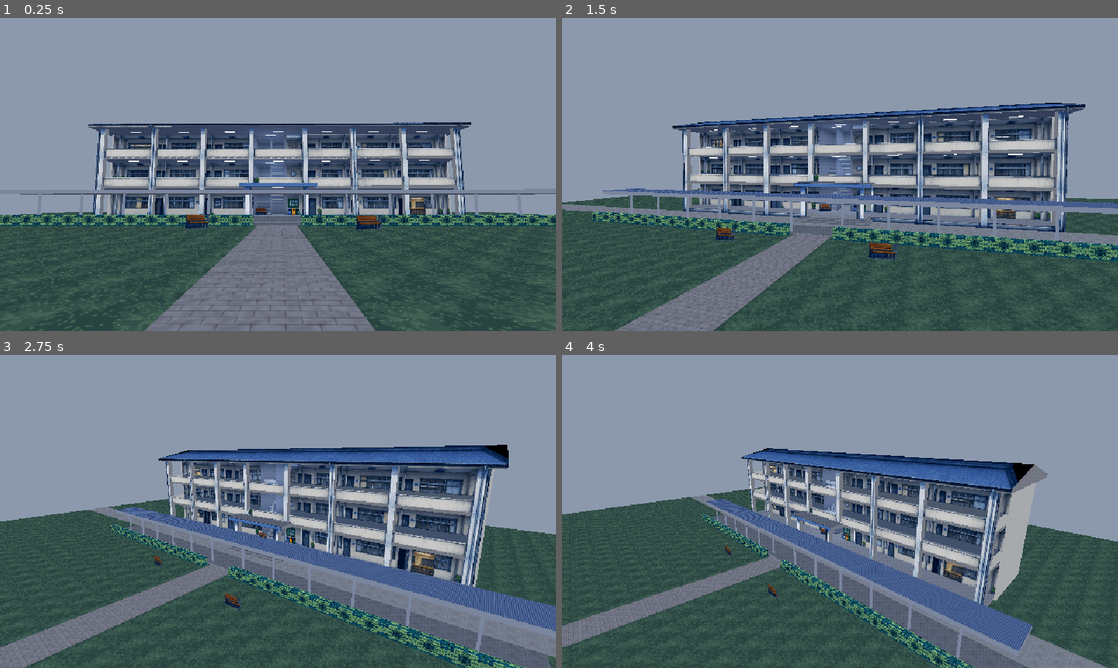
Above: before the commit, frames 1-4 (two rows, left to right).
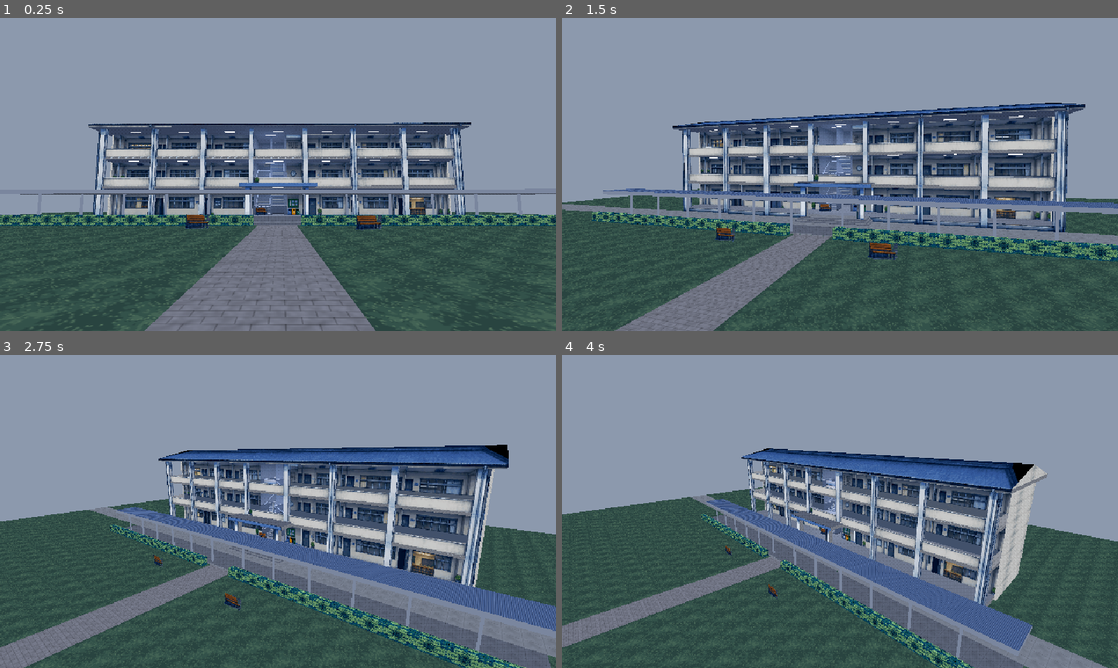
Above: after the commit, the same moments.

Repository: nerfmez/Story-game
Game: Godot game, scene res://tests/school_tour.tscn
The game is run twice, just before and just after one commit, with the same random seed, the same clock (stepped at 60 frames per second) and the same inputs. This scene is started directly instead of the project's main scene.
Inputs (mouse positions are in pixels of both pictures, inside the frame that each line leads up to):
- Up to frame 1 (0.25 s): no input
- Up to frame 2 (1.5 s): tap Enter (ui_accept) at 0.5, 0.77 s; move the mouse to (962, 158) at 0.52 s; hold Right (ui_right) 0.53-1.28 s; click (962, 158) at 0.67 s; move the mouse to (728, 190) at 1.27 s; hold Left (ui_left) from 1.28 s (still down)
- Up to frame 3 (2.75 s): tap Enter (ui_accept) at 1.52 s; move the mouse to (333, 442) at 2.02 s; release Left (ui_left) at 2.03 s; hold Right (ui_right) from 2.03 s (still down)
- Up to frame 4 (4 s): move the mouse to (812, 574) at 2.77 s; click (812, 574) at 2.92 s; tap Enter (ui_accept) at 3.02, 3.77 s; move the mouse to (1006, 558) at 3.52 s; release Right (ui_right) at 3.53 s; hold Left (ui_left) from 3.53 s (still down)

The runs differ from the first frame. In frame 1, 0.6% of the frame differs, in the area x 17-83%, y 35-63%; in frame 2, 0.7%; in frame 3, 0.7%; in frame 4, 1.5%, in the area x 33-88%, y 33-80%.

Commit message:
School model: stair handrails and painted detail on the plain parts
Steel handrails on both sides of every flight (on the centre wall and
the core walls, with brackets) running on along the landings, and a
rail on the 3rd-floor well edge. Lit nosing strips on every step. The
plain new surfaces get paint cut from the author's pictures: the stair
core walls a storey-high wall with a painted dado and rail line and
stains, pillar sides the pillars' lit face, block ends, gables and
parapet insides the parapet's stained plaster, and a breeze-block vent
screen above each landing.

Co-Authored-By: Claude Opus 5.5 <noreply@anthropic.com>
Claude-Session: https://claude.ai/code/session_01CetL5zkYvFPaRRM6Eyxn95

Diff:
--- a/scripts/school_model_3d.gd
+++ b/scripts/school_model_3d.gd
@@ -73,6 +73,14 @@
 	"floor": ["tread", Vector2(50, 50), Vector2.ZERO, 0.9, 0.35, Color.WHITE, false],
 	"ceiling": ["ceiling", Vector2(46, 46), Vector2.ZERO, 0.85, 0.35, Color.WHITE, false],
 	"hall_wall": ["hall_wall", Vector2(50, 50), Vector2(0.0, CEILS[2]), 0.85, 0.35, Color.WHITE, false],
+	# ผนังช่องบันได: ชั้นละหนึ่งรอบลาย (ผนังบน บัวผนังทาสีล่าง 1.1 ม.) เริ่มที่พื้นชั้นล่าง
+	"core_wall": ["core_wall", Vector2(50, 50), Vector2(0.0, FLOORS[0] + 3.3), 0.9, 0.35, Color.WHITE, false],
+	"grime": ["grime", Vector2(50, 50), Vector2.ZERO, 0.95, 0.0, Color.WHITE, false],
+	"grime_in": ["grime", Vector2(50, 50), Vector2.ZERO, 0.8, 0.2, Color(0.88, 0.9, 0.96), false],
+	"pillar_side": ["pillar_side", Vector2(50, 50), Vector2.ZERO, 0.85, 0.0, Color(0.9, 0.92, 0.97), false],
+	"vent": ["vent", Vector2(50, 50), Vector2.ZERO, 1.0, 0.2, Color.WHITE, false],
+	"rail": ["steel", Vector2(40, 40), Vector2.ZERO, 1.25, 0.2, Color(0.92, 0.95, 1.0), false],
+	"nosing": ["tread", Vector2(50, 50), Vector2.ZERO, 1.25, 0.2, Color.WHITE, false],
 	"riser": ["riser", Vector2(100, 100), Vector2.ZERO, 0.85, 0.35, Color.WHITE, false],
 	"tread": ["tread", Vector2(50, 50), Vector2.ZERO, 0.95, 0.35, Color.WHITE, false],
 	"low_wall": ["parapet", Vector2(50, 50), Vector2.ZERO, 0.9, 0.35, Color.WHITE, false],
@@ -133,9 +141,9 @@
 		_box({"all": "plaster_shade", "top": "floor", "bottom": "ceiling"}, LEFT, RIGHT, under, FLOORS[k],
 				Z_FRONT, Z_WALL)
 		# ระเบียง: หน้า = ภาพ, ด้านใน ด้านบน = ปูน
-		_box({"all": "plaster", "front": "facade_mid"}, LEFT, RIGHT, under, PARAPET_TOPS[k], Z_FRONT, 0.0)
+		_box({"all": "grime_in", "front": "facade_mid"}, LEFT, RIGHT, under, PARAPET_TOPS[k], Z_FRONT, 0.0)
 		for x in [LEFT, RIGHT]:
-			_box({"all": "plaster"}, x - 0.15 if x > 0 else x, x if x > 0 else x + 0.15, FLOORS[k], PARAPET_TOPS[k],
+			_box({"all": "grime_in"}, x - 0.15 if x > 0 else x, x if x > 0 else x + 0.15, FLOORS[k], PARAPET_TOPS[k],
 					0.0, Z_WALL)
 	# เพดานชั้น 3 ชายคา
 	_box({"all": "plaster_shade", "front": "facade_front", "bottom": "ceiling"}, LEFT - 0.8, RIGHT + 0.8,
@@ -144,10 +152,10 @@
 	for i in PILLARS.size():
 		var p: Array = PILLARS[i]
 		var y0 := fy(CANOPY[2]) if i in HALL_PILLARS else 0.0
-		_box({"all": "plaster_shade", "front": "facade_mid"}, fx(p[0]), fx(p[1]), y0, EAVE[0], 0.3, -0.3)
+		_box({"all": "pillar_side", "front": "facade_mid"}, fx(p[0]), fx(p[1]), y0, EAVE[0], 0.3, -0.3)
 	# หัวท้ายอาคาร หลังอาคาร (หน้าต่างห้องเรียนจากภาพ) แถบพื้นระหว่างชั้น
 	for x in [LEFT, RIGHT]:
-		_box({"all": "plaster"}, x - 0.2 if x < 0 else x, x if x < 0 else x + 0.2, 0.0, EAVE[0], Z_WALL, Z_BACK)
+		_box({"all": "grime"}, x - 0.2 if x < 0 else x, x if x < 0 else x + 0.2, 0.0, EAVE[0], Z_WALL, Z_BACK)
 	for k in 3:
 		_face_z("back_bay" if k == 0 else "back_bay%d" % (k + 1), LEFT, RIGHT, FLOORS[k], CEILS[k], Z_BACK, false)
 		if k > 0:
@@ -167,7 +175,7 @@
 				Vector3(RIGHT + 0.8, b.y, b.z), Vector3(LEFT - 0.8, b.y, b.z))
 	for x in [LEFT - 0.8, RIGHT + 0.8]:
 		var n := Vector3.LEFT if x < 0 else Vector3.RIGHT
-		_tri("plaster_shade", n, Vector3(x, EAVE[1], EAVE[2]), Vector3(x, RIDGE[0], RIDGE[1]), Vector3(x, EAVE[1], BACK_EAVE))
+		_tri("grime", n, Vector3(x, EAVE[1], EAVE[2]), Vector3(x, RIDGE[0], RIDGE[1]), Vector3(x, EAVE[1], BACK_EAVE))
 	# ไฟเพดานทางเดิน
 	for k in 3:
 		for i in PILLARS.size() - 1:
@@ -180,14 +188,16 @@
 func _core() -> void:
 	var y0: float = 0.0
 	var top: float = CEILS[2]
-	_box({"all": "hall_wall"}, CORE[0] - 0.2, CORE[0], y0, top, CORE[2], CORE[3])
-	_box({"all": "hall_wall"}, CORE[1], CORE[1] + 0.2, y0, top, CORE[2], CORE[3])
-	_box({"all": "hall_wall"}, CORE[0], CORE[1], y0, top, CORE[3], CORE[3] - 0.2)
-	_box({"all": "hall_wall"}, DIVIDER[0], DIVIDER[1], FLOORS[0], top, STAIR_FRONT, STAIR_FRONT - TREAD * 9)
+	_box({"all": "core_wall"}, CORE[0] - 0.2, CORE[0], y0, top, CORE[2], CORE[3])
+	_box({"all": "core_wall"}, CORE[1], CORE[1] + 0.2, y0, top, CORE[2], CORE[3])
+	_box({"all": "core_wall"}, CORE[0], CORE[1], y0, top, CORE[3], CORE[3] - 0.2)
+	_box({"all": "core_wall"}, DIVIDER[0], DIVIDER[1], FLOORS[0], top, STAIR_FRONT, STAIR_FRONT - TREAD * 9)
+	# ราวกันตกขอบช่องบันไดชั้น 3: ราวจับบนผนังเตี้ย
 	_box({"all": "floor"}, CORE[0], CORE[1], 0.0, FLOORS[0], CORE[2], CORE[3])
 	_box({"all": "ceiling"}, CORE[0], CORE[1], top, top + 0.1, CORE[2], CORE[3])
 	# ชั้น 3 ไม่มีบันไดขึ้นต่อ: ผนังเตี้ยกั้นขอบช่องบันได
 	_box({"all": "low_wall"}, CORE[0], DIVIDER[0], FLOORS[2], FLOORS[2] + 1.0, STAIR_FRONT + 0.1, STAIR_FRONT)
+	_beam("rail", Vector3(CORE[0], FLOORS[2] + 1.03, STAIR_FRONT + 0.05), Vector3(DIVIDER[0], FLOORS[2] + 1.03, STAIR_FRONT + 0.05), 0.06)
 	for k in 3:
 		_lamp(Vector3(-1.0, CEILS[k] - 0.04, -2.75), true)
 
@@ -204,6 +214,7 @@
 		var z0 := STAIR_FRONT - TREAD * i
 		var bottom := y0 if k == 0 else top - rise - 0.3
 		_box({"all": "riser", "top": "tread"}, FLIGHT_A[0], FLIGHT_A[1], bottom, top, z0, z0 - TREAD)
+		_box({"all": "nosing"}, FLIGHT_A[0], FLIGHT_A[1], top - 0.02, top + 0.004, z0, z0 - 0.04)
 	_box({"all": "riser", "top": "tread", "bottom": "ceiling"}, CORE[0], CORE[1], landing - 0.3, landing,
 			landing_z, CORE[3])
 	for j in 9:
@@ -211,10 +222,28 @@
 		var z0 := landing_z + TREAD * j
 		_box({"all": "riser", "top": "tread", "bottom": "ceiling"}, FLIGHT_B[0], FLIGHT_B[1], top - rise - 0.3, top,
 				z0, z0 + TREAD)
+		_box({"all": "nosing"}, FLIGHT_B[0], FLIGHT_B[1], top - 0.02, top + 0.004, z0 + TREAD, z0 + TREAD - 0.04)
 	# ชานหน้าบันไดชั้นบน (ระหว่างผนังห้องเรียนกับขั้นแรก)
 	_box({"all": "plaster_shade", "top": "floor", "bottom": "ceiling"}, CORE[0], CORE[1], y1 - 0.32, y1,
 			CORE[2], STAIR_FRONT)
 	_lamp(Vector3(-0.2, landing + 2.5, landing_z - 0.8), true)
+	# ราวจับ: ทั้งสองข้างของทั้งสองช่วง (ติดผนังกั้นกลางกับผนังช่องบันได) ต่อเลียบชานพัก
+	var h := 0.9
+	var a0 := Vector3(0, y0 + rise * 0.5 + h, STAIR_FRONT + 0.15)
+	var a1 := Vector3(0, landing + h, landing_z - 0.05)
+	var b0 := Vector3(0, landing + h, landing_z + 0.05)
+	var b1 := Vector3(0, y1 - rise * 0.5 + h, STAIR_FRONT - 0.05)
+	for x: float in [CORE[0] + 0.07, DIVIDER[0] - 0.07]:
+		_handrail(Vector3(x, a0.y, a0.z), Vector3(x, a1.y, a1.z), x < DIVIDER[0] - 0.5)
+	for x: float in [DIVIDER[1] + 0.07, CORE[1] - 0.07]:
+		_handrail(Vector3(x, b0.y, b0.z), Vector3(x, b1.y, b1.z), x > DIVIDER[1] + 0.5)
+	_handrail(Vector3(CORE[0] + 0.07, landing + h, landing_z - 0.05), Vector3(CORE[0] + 0.07, landing + h, CORE[3] + 0.07), true)
+	_handrail(Vector3(CORE[0] + 0.07, landing + h, CORE[3] + 0.07), Vector3(CORE[1] - 0.07, landing + h, CORE[3] + 0.07), false)
+	_handrail(Vector3(CORE[1] - 0.07, landing + h, CORE[3] + 0.07), Vector3(CORE[1] - 0.07, landing + h, landing_z + 0.05), true)
+	# ช่องลมบล็อกบนผนังหลังเหนือชานพัก (ตามภาพทางเข้า)
+	var vy := landing + 1.4
+	MATERIALS["vent%d" % k] = ["vent", Vector2(50, 50), Vector2(-2.0, vy + 0.5), 1.0, 0.2, Color.WHITE, false]
+	_face_z("vent%d" % k, -2.0, -0.2, vy, vy + 0.5, CORE[3] + 0.01, true)
 
 
 # ---------------------------------------------------------------- ทางเข้า
@@ -334,6 +363,34 @@
 	_face_z(key, x0, x1, y0, y1, z, true)
 
 
+## ท่อกลมสี่เหลี่ยมเล็กจาก a ถึง b (หน้าตัด w)
+func _beam(mat: String, a: Vector3, b: Vector3, w: float) -> void:
+	var d := (b - a).normalized()
+	var side := d.cross(Vector3.UP)
+	if side.length() < 0.01:
+		side = Vector3.RIGHT
+	side = side.normalized() * w / 2.0
+	var up := side.cross(d).normalized() * w / 2.0
+	var c := [side + up, -side + up, -side - up, side - up]
+	for i in 4:
+		var p: Vector3 = c[i]
+		var q: Vector3 = c[(i + 1) % 4]
+		var n := (p + q).normalized()
+		_quad(mat, n, a + p, a + q, b + q, b + p)
+
+
+## ราวจับติดผนัง: ท่อตามแนวบันได ขายึดทุก ~1 ม. (wall_left: ผนังอยู่ทาง -x)
+func _handrail(a: Vector3, b: Vector3, wall_left: bool) -> void:
+	_beam("rail", a, b, 0.05)
+	var n := maxi(1, int(a.distance_to(b) / 1.0))
+	var off := Vector3(-0.07 if wall_left else 0.07, 0, 0)
+	if absf(a.x - b.x) > 0.5:
+		off = Vector3(0, 0, -0.07)
+	for i in n + 1:
+		var p := a.lerp(b, float(i) / n)
+		_beam("rail", p, p + off, 0.025)
+
+
 func _lamp(p: Vector3, inside: bool) -> void:
 	if inside:
 		_lamps.append(p)
Binary file added: assets/bg/school/model/core_wall.png
Not shown, added: assets/bg/school/model/core_wall.png.import
Binary file added: assets/bg/school/model/grime.png
Not shown, added: assets/bg/school/model/grime.png.import
Binary file added: assets/bg/school/model/pillar_side.png
Not shown, added: assets/bg/school/model/pillar_side.png.import
Binary file added: assets/bg/school/model/vent.png
Not shown, added: assets/bg/school/model/vent.png.import
Not shown, changed: tools/make_school_tiles.py
